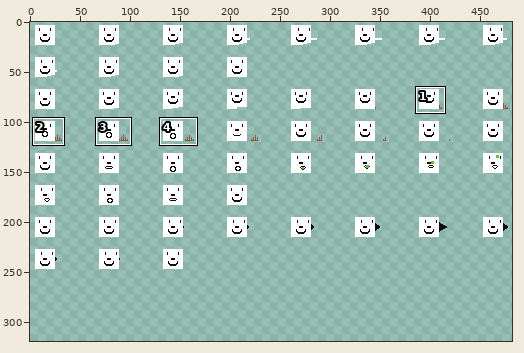
A sprite sheet gets an edit: blockAtks.png. Above, an overview of the earlier version with the close-up marked.
Close-up. The starting point:
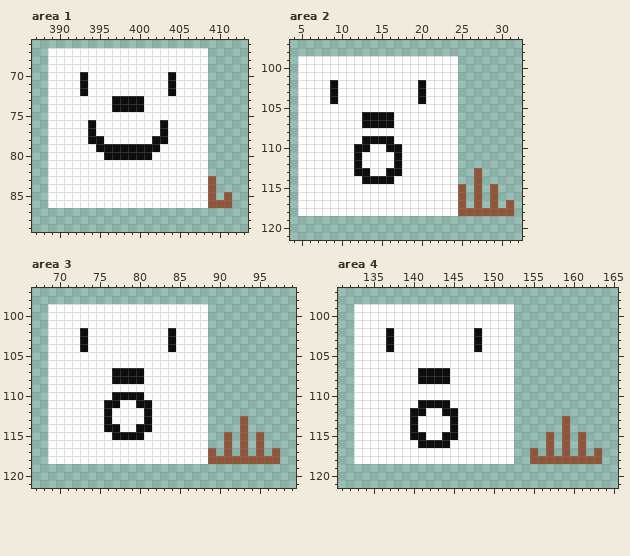
The file is 512x512 pixels. Shown: area 1: x 387..413, y 66..89; area 2: x 4..32, y 97..121; area 3: x 67..99, y 97..121; area 4: x 131..165, y 97..121. The wide view leaves out empty margins. The commit also changed other parts of the picture, which this record leaves out.
After:
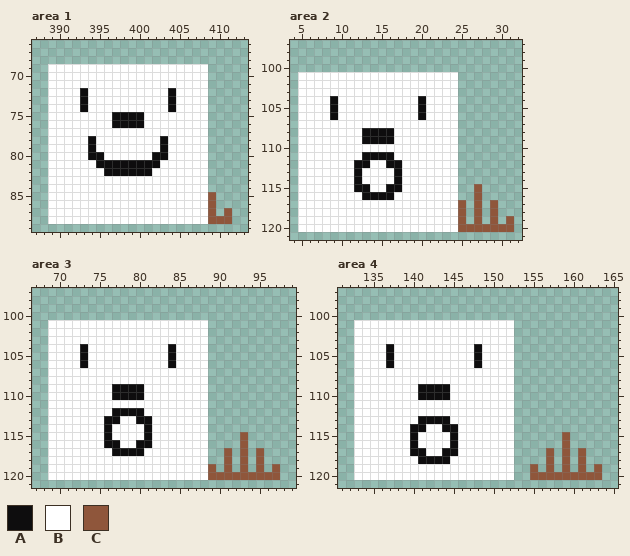
Palette (. is transparent): A #0e0d0e  B #ffffff  C #8f563b
What changed:
--- area 1
@@ x 387..413 @@
 66 ...........................
-67 ..BBBBBBBBBBBBBBBBBBBB.....
-68 ..BBBBBBBBBBBBBBBBBBBB.....
+67 ...........................
+68 ...........................
 69 ..BBBBBBBBBBBBBBBBBBBB.....
-70 ..BBBBABBBBBBBBBBABBBB.....
-71 ..BBBBABBBBBBBBBBABBBB.....
+70 ..BBBBBBBBBBBBBBBBBBBB.....
+71 ..BBBBBBBBBBBBBBBBBBBB.....
 72 ..BBBBABBBBBBBBBBABBBB.....
-73 ..BBBBBBBBAAAABBBBBBBB.....
-74 ..BBBBBBBBAAAABBBBBBBB.....
-75 ..BBBBBBBBBBBBBBBBBBBB.....
-76 ..BBBBBABBBBBBBBABBBBB.....
-77 ..BBBBBABBBBBBBBABBBBB.....
-78 ..BBBBBAABBBBBBAABBBBB.....
-79 ..BBBBBBAAAAAAAABBBBBB.....
-80 ..BBBBBBBAAAAAABBBBBBB.....
-81 ..BBBBBBBBBBBBBBBBBBBB.....
-82 ..BBBBBBBBBBBBBBBBBBBB.....
-83 ..BBBBBBBBBBBBBBBBBBBBC....
-84 ..BBBBBBBBBBBBBBBBBBBBC....
-85 ..BBBBBBBBBBBBBBBBBBBBC.C..
-86 ..BBBBBBBBBBBBBBBBBBBBCCC..
-87 ...........................
-88 ...........................
+73 ..BBBBABBBBBBBBBBABBBB.....
+74 ..BBBBABBBBBBBBBBABBBB.....
+75 ..BBBBBBBBAAAABBBBBBBB.....
+76 ..BBBBBBBBAAAABBBBBBBB.....
+77 ..BBBBBBBBBBBBBBBBBBBB.....
+78 ..BBBBBABBBBBBBBABBBBB.....
+79 ..BBBBBABBBBBBBBABBBBB.....
+80 ..BBBBBAABBBBBBAABBBBB.....
+81 ..BBBBBBAAAAAAAABBBBBB.....
+82 ..BBBBBBBAAAAAABBBBBBB.....
+83 ..BBBBBBBBBBBBBBBBBBBB.....
+84 ..BBBBBBBBBBBBBBBBBBBB.....
+85 ..BBBBBBBBBBBBBBBBBBBBC....
+86 ..BBBBBBBBBBBBBBBBBBBBC....
+87 ..BBBBBBBBBBBBBBBBBBBBC.C..
+88 ..BBBBBBBBBBBBBBBBBBBBCCC..
 89 ...........................
--- area 2
@@ x 4..32 @@
  98 .............................
- 99 .BBBBBBBBBBBBBBBBBBBB........
-100 .BBBBBBBBBBBBBBBBBBBB........
+ 99 .............................
+100 .............................
 101 .BBBBBBBBBBBBBBBBBBBB........
-102 .BBBBABBBBBBBBBBABBBB........
-103 .BBBBABBBBBBBBBBABBBB........
+102 .BBBBBBBBBBBBBBBBBBBB........
+103 .BBBBBBBBBBBBBBBBBBBB........
 104 .BBBBABBBBBBBBBBABBBB........
-105 .BBBBBBBBBBBBBBBBBBBB........
-106 .BBBBBBBBAAAABBBBBBBB........
-107 .BBBBBBBBAAAABBBBBBBB........
-108 .BBBBBBBBBBBBBBBBBBBB........
+105 .BBBBABBBBBBBBBBABBBB........
+106 .BBBBABBBBBBBBBBABBBB........
+107 .BBBBBBBBBBBBBBBBBBBB........
+108 .BBBBBBBBAAAABBBBBBBB........
 109 .BBBBBBBBAAAABBBBBBBB........
-110 .BBBBBBBAABBAABBBBBBB........
-111 .BBBBBBBABBBBABBBBBBB........
-112 .BBBBBBBABBBBABBBBBBB........
-113 .BBBBBBBAABBAABBBBBBB..C.....
-114 .BBBBBBBBAAAABBBBBBBB..C.....
-115 .BBBBBBBBBBBBBBBBBBBBC.C.C...
-116 .BBBBBBBBBBBBBBBBBBBBC.C.C...
-117 .BBBBBBBBBBBBBBBBBBBBC.C.C.C.
-118 .BBBBBBBBBBBBBBBBBBBBCCCCCCC.
-119 .............................
-120 .............................
+110 .BBBBBBBBBBBBBBBBBBBB........
+111 .BBBBBBBBAAAABBBBBBBB........
+112 .BBBBBBBAABBAABBBBBBB........
+113 .BBBBBBBABBBBABBBBBBB........
+114 .BBBBBBBABBBBABBBBBBB........
+115 .BBBBBBBAABBAABBBBBBB..C.....
+116 .BBBBBBBBAAAABBBBBBBB..C.....
+117 .BBBBBBBBBBBBBBBBBBBBC.C.C...
+118 .BBBBBBBBBBBBBBBBBBBBC.C.C...
+119 .BBBBBBBBBBBBBBBBBBBBC.C.C.C.
+120 .BBBBBBBBBBBBBBBBBBBBCCCCCCC.
 121 .............................
--- area 3
@@ x 67..99 @@
  98 .................................
- 99 ..BBBBBBBBBBBBBBBBBBBB...........
-100 ..BBBBBBBBBBBBBBBBBBBB...........
+ 99 .................................
+100 .................................
 101 ..BBBBBBBBBBBBBBBBBBBB...........
-102 ..BBBBABBBBBBBBBBABBBB...........
-103 ..BBBBABBBBBBBBBBABBBB...........
+102 ..BBBBBBBBBBBBBBBBBBBB...........
+103 ..BBBBBBBBBBBBBBBBBBBB...........
 104 ..BBBBABBBBBBBBBBABBBB...........
-105 ..BBBBBBBBBBBBBBBBBBBB...........
-106 ..BBBBBBBBBBBBBBBBBBBB...........
-107 ..BBBBBBBBAAAABBBBBBBB...........
-108 ..BBBBBBBBAAAABBBBBBBB...........
-109 ..BBBBBBBBBBBBBBBBBBBB...........
+105 ..BBBBABBBBBBBBBBABBBB...........
+106 ..BBBBABBBBBBBBBBABBBB...........
+107 ..BBBBBBBBBBBBBBBBBBBB...........
+108 ..BBBBBBBBBBBBBBBBBBBB...........
+109 ..BBBBBBBBAAAABBBBBBBB...........
 110 ..BBBBBBBBAAAABBBBBBBB...........
-111 ..BBBBBBBAABBAABBBBBBB...........
-112 ..BBBBBBBABBBBABBBBBBB...........
-113 ..BBBBBBBABBBBABBBBBBB....C......
-114 ..BBBBBBBAABBAABBBBBBB....C......
-115 ..BBBBBBBBAAAABBBBBBBB..C.C.C....
-116 ..BBBBBBBBBBBBBBBBBBBB..C.C.C....
-117 ..BBBBBBBBBBBBBBBBBBBBC.C.C.C.C..
-118 ..BBBBBBBBBBBBBBBBBBBBCCCCCCCCC..
-119 .................................
-120 .................................
+111 ..BBBBBBBBBBBBBBBBBBBB...........
+112 ..BBBBBBBBAAAABBBBBBBB...........
+113 ..BBBBBBBAABBAABBBBBBB...........
+114 ..BBBBBBBABBBBABBBBBBB...........
+115 ..BBBBBBBABBBBABBBBBBB....C......
+116 ..BBBBBBBAABBAABBBBBBB....C......
+117 ..BBBBBBBBAAAABBBBBBBB..C.C.C....
+118 ..BBBBBBBBBBBBBBBBBBBB..C.C.C....
+119 ..BBBBBBBBBBBBBBBBBBBBC.C.C.C.C..
+120 ..BBBBBBBBBBBBBBBBBBBBCCCCCCCCC..
 121 .................................
--- area 4
@@ x 131..165 @@
  98 ...................................
- 99 ..BBBBBBBBBBBBBBBBBBBB.............
-100 ..BBBBBBBBBBBBBBBBBBBB.............
+ 99 ...................................
+100 ...................................
 101 ..BBBBBBBBBBBBBBBBBBBB.............
-102 ..BBBBABBBBBBBBBBABBBB.............
-103 ..BBBBABBBBBBBBBBABBBB.............
+102 ..BBBBBBBBBBBBBBBBBBBB.............
+103 ..BBBBBBBBBBBBBBBBBBBB.............
 104 ..BBBBABBBBBBBBBBABBBB.............
-105 ..BBBBBBBBBBBBBBBBBBBB.............
-106 ..BBBBBBBBBBBBBBBBBBBB.............
-107 ..BBBBBBBBAAAABBBBBBBB.............
-108 ..BBBBBBBBAAAABBBBBBBB.............
-109 ..BBBBBBBBBBBBBBBBBBBB.............
-110 ..BBBBBBBBBBBBBBBBBBBB.............
-111 ..BBBBBBBBAAAABBBBBBBB.............
-112 ..BBBBBBBAABBAABBBBBBB.............
-113 ..BBBBBBBABBBBABBBBBBB......C......
-114 ..BBBBBBBABBBBABBBBBBB......C......
-115 ..BBBBBBBAABBAABBBBBBB....C.C.C....
-116 ..BBBBBBBBAAAABBBBBBBB....C.C.C....
-117 ..BBBBBBBBBBBBBBBBBBBB..C.C.C.C.C..
-118 ..BBBBBBBBBBBBBBBBBBBB..CCCCCCCCC..
-119 ...................................
-120 ...................................
+105 ..BBBBABBBBBBBBBBABBBB.............
+106 ..BBBBABBBBBBBBBBABBBB.............
+107 ..BBBBBBBBBBBBBBBBBBBB.............
+108 ..BBBBBBBBBBBBBBBBBBBB.............
+109 ..BBBBBBBBAAAABBBBBBBB.............
+110 ..BBBBBBBBAAAABBBBBBBB.............
+111 ..BBBBBBBBBBBBBBBBBBBB.............
+112 ..BBBBBBBBBBBBBBBBBBBB.............
+113 ..BBBBBBBBAAAABBBBBBBB.............
+114 ..BBBBBBBAABBAABBBBBBB.............
+115 ..BBBBBBBABBBBABBBBBBB......C......
+116 ..BBBBBBBABBBBABBBBBBB......C......
+117 ..BBBBBBBAABBAABBBBBBB....C.C.C....
+118 ..BBBBBBBBAAAABBBBBBBB....C.C.C....
+119 ..BBBBBBBBBBBBBBBBBBBB..C.C.C.C.C..
+120 ..BBBBBBBBBBBBBBBBBBBB..CCCCCCCCC..
 121 ...................................
